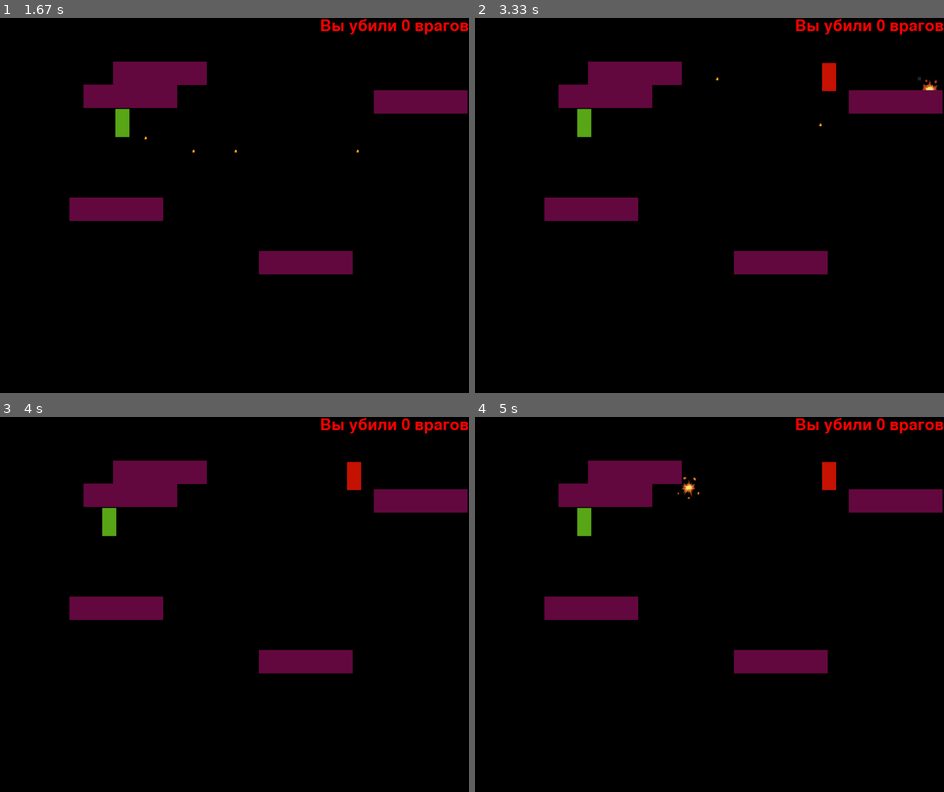
Above: before the commit, frames 1-4 (two rows, left to right).
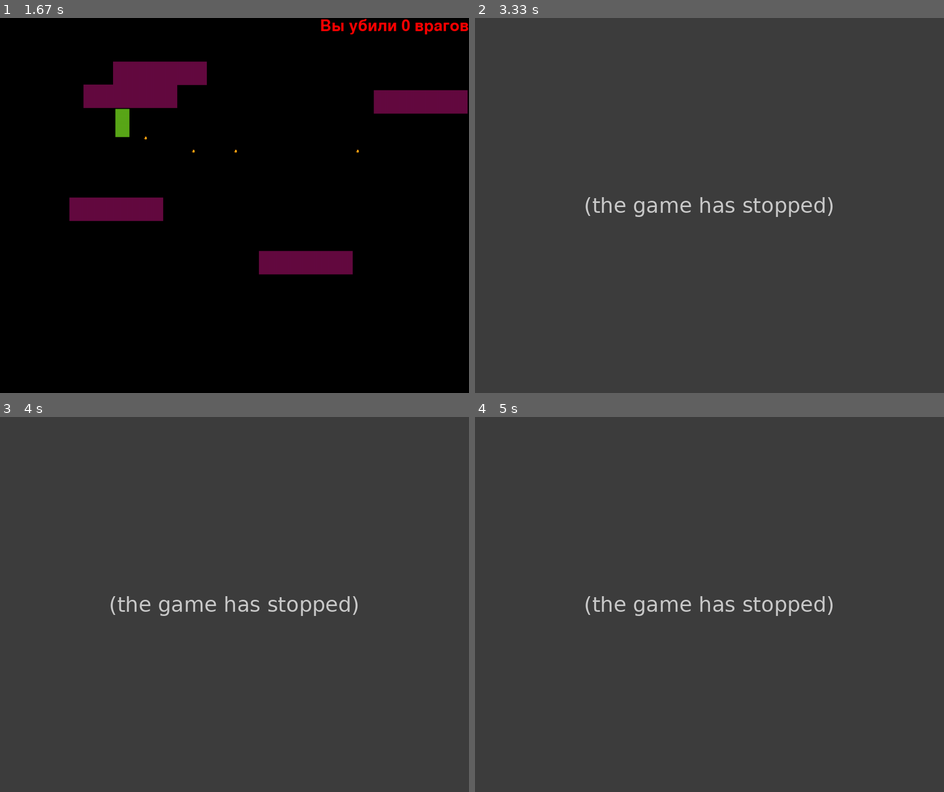
Above: after the commit, the same moments.

Repository: code-n-cry/pygame-tutoring-project
Game: pygame game, started from game.py
Two runs of this game, one before a commit and one after it. Both use one fixed random seed, a clock stepped at 60 frames per second and the inputs below.
Inputs (mouse positions are in pixels of both pictures, inside the frame that each line leads up to):
- Up to frame 1 (1.67 s): click "Начать игру" at 0.38 s; tap Space at 0.67, 1.07, 1.37, 1.57 s; hold D 1-1.47 s; move the mouse to (234, 231) at 1.03 s; hold W from 1.5 s (still down); move the mouse to (281, 288) at 1.53 s
- Up to frame 2 (3.33 s): release W at 1.8 s; hold D 1.83-2.3 s; move the mouse to (564, 291) at 1.87 s; tap Space at 1.9, 2.2, 2.4, 2.7 s; hold A 2.33-2.87 s; move the mouse to (883, 336) at 2.37 s
- Up to frame 3 (4 s): no input
- Up to frame 4 (5 s): no input

Frame 1 is identical in both runs. In frame 2, 100% of the frame differs, in the area x 0-100%, y 0-100%; in frame 3, 100%; in frame 4, 100%.
Error after the commit: AttributeError: 'Enemy' object has no attribute 'rect' (game.py line 165); the game stopped at 3 s (later frames are placeholders)

Commit message:
fixing it

Diff:
--- a/game.py
+++ b/game.py
@@ -162,7 +162,7 @@
 class Enemy(pygame.sprite.Sprite):
     def __init__(self, x, y):
         super().__init__()
-        self.rect = pygame.Rect(x, y, 30, 60)
+        self.rect.x = x
 
     def draw(self, screen):
         pygame.draw.rect(screen, (200, 20, 5), self.rect)
@@ -211,7 +211,6 @@
                 self.kill()
 
     def draw(self, screen):
-        pygame.draw.rect(screen, (30, 40, 56), self.rect)
         screen.blit(self.image, self.rect)
 
 
